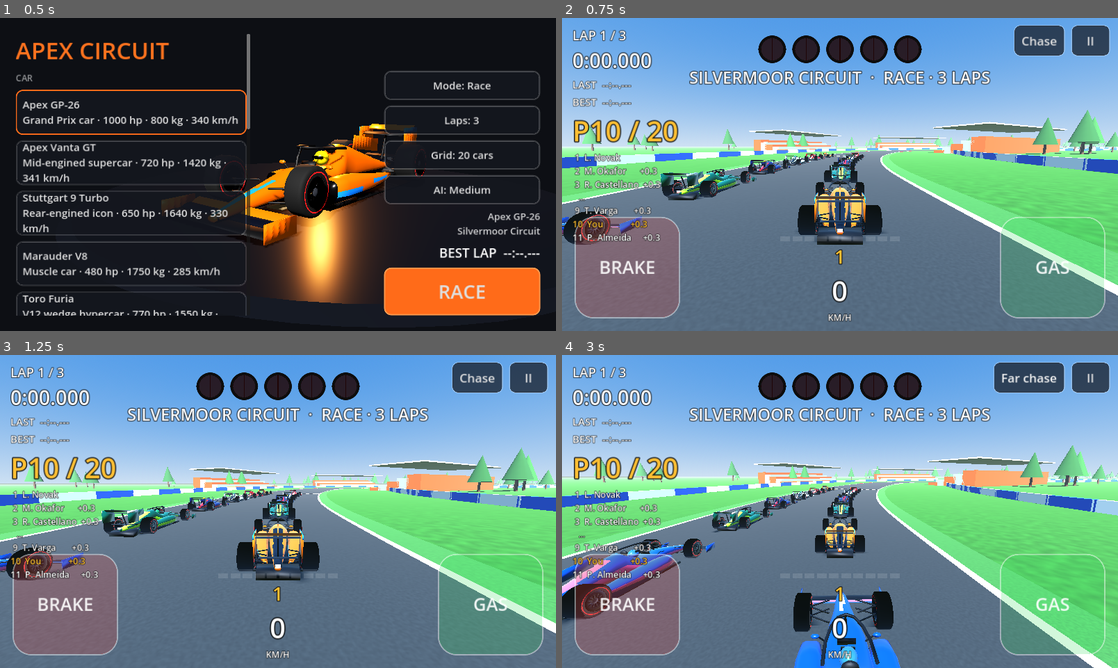
Above: before the commit, frames 1-4 (two rows, left to right).
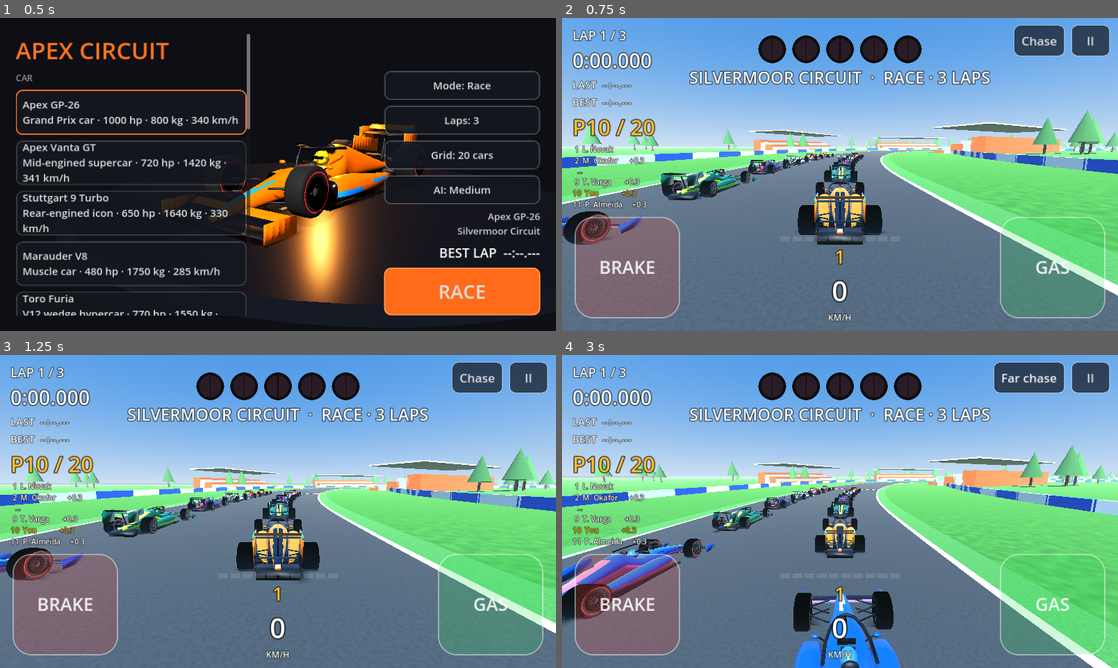
Above: after the commit, the same moments.

Repository: sohamtiwari-prog/apex-circuit
Game: Godot game, scene res://scenes/menu.tscn
Two runs of this game, one before a commit and one after it. Both use one fixed random seed, a clock stepped at 60 frames per second and the inputs below.
Inputs (mouse positions are in pixels of both pictures, inside the frame that each line leads up to):
- Up to frame 1 (0.5 s): no input
- Up to frame 2 (0.75 s): click "RACE" at 0.5 s
- Up to frame 3 (1.25 s): no input
- Up to frame 4 (3 s): tap Enter at 1.25 s; move the mouse to (962, 495) at 1.27 s; hold Right 1.28-2 s; tap P at 1.35 s; click (962, 495) at 1.42 s; tap Space at 1.52, 1.82 s; click "Restart race" at 2 s; click "Chase" at 2.75 s

Frame 1 is identical in both runs. In frame 2, 2.7% of the frame differs, in the area x 1-21%, y 32-72%; in frame 3, 2.7%; in frame 4, 2.8%.

Commit message:
Compact leaderboard so it clears the brake pedal
Co-Authored-By: Claude Opus 5.5 <noreply@anthropic.com>
Claude-Session: https://claude.ai/code/session_01BrgpyfStfhv8XBfN4R43FV

Diff:
--- a/scripts/hud.gd
+++ b/scripts/hud.gd
@@ -121,7 +121,7 @@
 	pb.custom_minimum_size = Vector2(90, 72)
 
 	# Race position (big) and a mini leaderboard under the timing block.
-	pos_label = _label(64, timing)
+	pos_label = _label(50, timing)
 	pos_label.add_theme_color_override("font_color", Color(1.0, 0.75, 0.2))
 	board = VBoxContainer.new()
 	board.mouse_filter = Control.MOUSE_FILTER_IGNORE
@@ -338,10 +338,10 @@
 	var last := 0
 	for r in rows:
 		if int(r["pos"]) > last + 1:
-			var dots := _label(18, board)
+			var dots := _label(14, board)
 			dots.text = "   ..."
 		last = int(r["pos"])
-		var l := _label(20, board)
+		var l := _label(17, board)
 		l.text = "%2d  %-14s %s" % [r["pos"], r["name"], r["gap"]]
 		if r["player"]:
 			l.add_theme_color_override("font_color", Color(1.0, 0.75, 0.2))
--- a/scripts/race.gd
+++ b/scripts/race.gd
@@ -591,7 +591,7 @@
 		var me := player.position - 1
 		for i in range(ordered.size()):
 			var e: Entrant = ordered[i]
-			if i < 3 or absf(i - me) <= 1:
+			if i < 2 or absf(i - me) <= 1:
 				var gap := ""
 				if i > 0:
 					var ahead: Entrant = ordered[i - 1]
